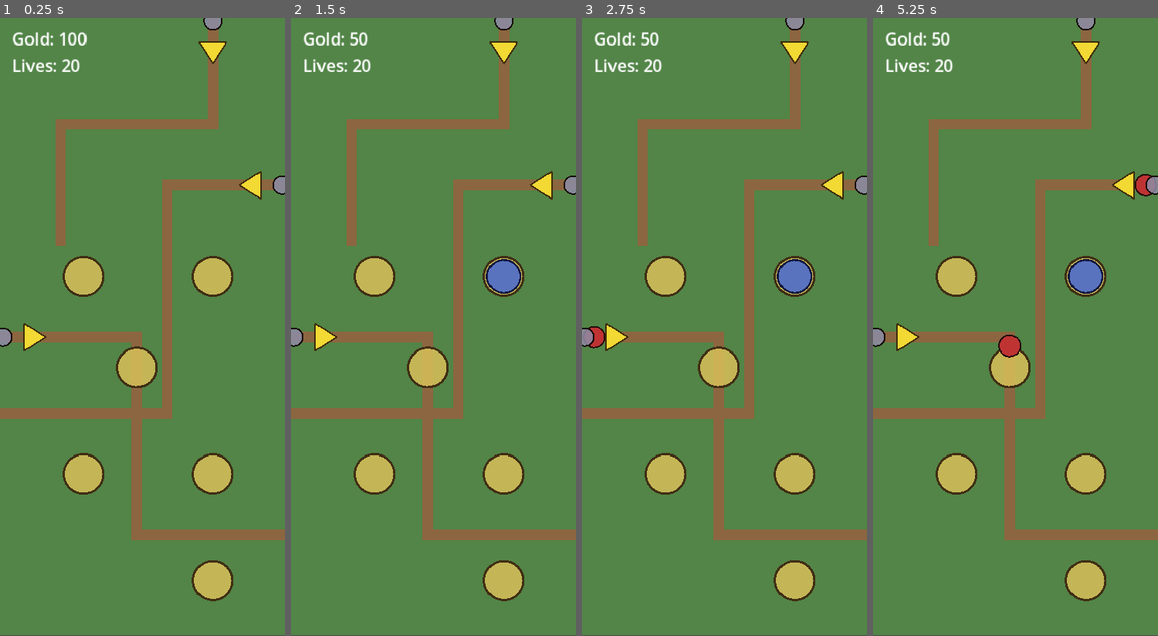
Above: before the commit, frames 1-4 (left to right).
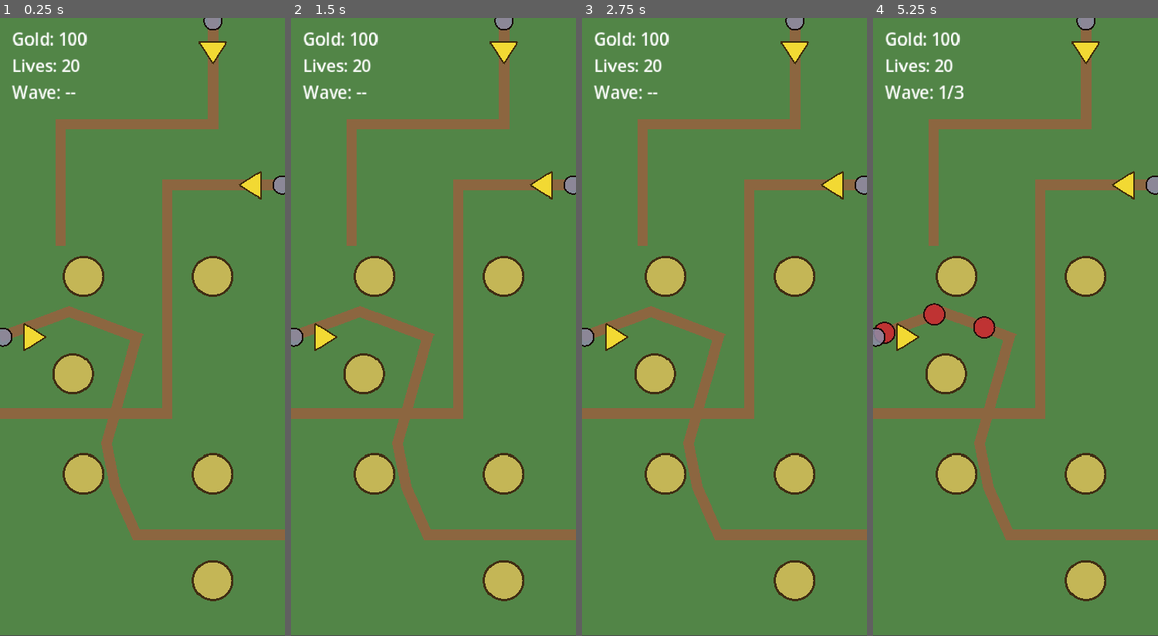
Above: after the commit, the same moments.

Repository: ookeooke/td1
Game: Godot game, scene res://main/Main.tscn
The game is run twice, just before and just after one commit, with the same random seed, the same clock (stepped at 60 frames per second) and the same inputs.
Inputs (mouse positions are in pixels of both pictures, inside the frame that each line leads up to):
- Up to frame 1 (0.25 s): no input
- Up to frame 2 (1.5 s): tap Enter at 0.5 s; move the mouse to (496, 296) at 0.52 s; click (496, 296) at 0.67 s; click (433, 530) at 1.25 s, where only the run before the commit has a clickable "Build Archer (50g)"
- Up to frame 3 (2.75 s): tap Space at 2 s; drag from (667, 357) to (795, 277) at 2.02 s
- Up to frame 4 (5.25 s): move the mouse to (1044, 191) at 2.77 s; click (1044, 191) at 2.92 s; drag from (1001, 450) to (1086, 277) at 3.52 s; move the mouse to (1101, 419) at 4.27 s; click (1101, 419) at 4.42 s; drag from (930, 234) to (972, 172) at 5.02 s

The runs differ from the first frame. In frame 1, 4.5% of the frame differs, in the area x 2-56%, y 10-85%; in frame 2, 5.1%; in frame 3, 5.2%; in frame 4, 5.7%, in the area x 0-98%, y 2-85%.

Commit message:
Phase 11: Wave system with editable WaveList resources
Waves are now authored as a WaveList .tres (nested Array[WaveData] /
Array[WaveSpawn]) editable in the Godot Inspector. WaveManager runs
the full loop: countdown → async per-spawn Timers → wave_started with
path_ids → completion gated on both spawners and alive_count → bounty
gold → next wave. HUD shows Wave X/Y live. Main.gd boots Level1 with
level1_waves.tres (3 escalating waves across all three paths).

Co-Authored-By: Claude Opus 4.6 <noreply@anthropic.com>

Diff:
--- a/autoloads/WaveManager.gd
+++ b/autoloads/WaveManager.gd
@@ -1,18 +1,148 @@
 extends Node
 
-# Phase 4: minimal spawn_enemy() helper used for manual test.
-# Phase 11 expands into full wave data + multi-path spawning.
+# Phase 11: wave runner.
+#   start(wave_list, level) kicks off the wave loop.
+#   Each wave:
+#     1. countdown seconds of grace (emits spawn_direction_changed for markers)
+#     2. wave_started(wave_number, path_ids)
+#     3. launches one async spawner per WaveSpawn (Timer-based via create_timer)
+#     4. wave completes when every spawner finished AND zero alive enemies
+#     5. bounty gold is awarded, wave_completed fires, next wave begins
+#   All waves cleared → all_waves_completed.
+# Game-over stops the loop.
+#
+# spawn_enemy() is kept as a public helper for ad-hoc spawns (e.g. tests).
 
-const ENEMY_BASIC_SCENE: PackedScene = preload("res://enemies/EnemyBasic.tscn")
+var _wave_list: Resource = null
+var _level: Node = null
+var _wave_index: int = -1
+var _active_spawners: int = 0
+var _alive_count: int = 0
+var _wave_active: bool = false
+var _running: bool = false
 
 
 func _ready() -> void:
+	EventBus.enemy_spawned.connect(_on_enemy_spawned)
+	EventBus.enemy_died.connect(_on_enemy_died)
+	EventBus.enemy_reached_end.connect(_on_enemy_reached_end)
+	EventBus.game_over.connect(_on_game_over)
 	print("[WaveManager] loaded")
 
 
-func spawn_enemy(path: Path2D, path_id: String, scene: PackedScene = ENEMY_BASIC_SCENE) -> Node:
+func start(wave_list: Resource, level: Node) -> void:
+	if wave_list == null or wave_list.waves.is_empty():
+		push_error("[WaveManager] start: wave_list is empty or null")
+		return
+	_wave_list = wave_list
+	_level = level
+	_wave_index = -1
+	_alive_count = 0
+	_active_spawners = 0
+	_wave_active = false
+	_running = true
+	GameState.wave_number = 0
+	_begin_next_wave()
+
+
+func wave_count() -> int:
+	return _wave_list.waves.size() if _wave_list != null else 0
+
+
+func _begin_next_wave() -> void:
+	_wave_index += 1
+	if _wave_index >= _wave_list.waves.size():
+		_running = false
+		EventBus.all_waves_completed.emit()
+		print("[WaveManager] all waves complete")
+		return
+	var wave: Resource = _wave_list.waves[_wave_index]
+	var path_ids := _unique_path_ids(wave)
+	GameState.wave_number = _wave_index + 1
+	for pid in path_ids:
+		EventBus.spawn_direction_changed.emit(pid, Vector2.ZERO)
+	print("[WaveManager] wave %d countdown %.1fs paths=%s" % [_wave_index + 1, wave.countdown, path_ids])
+	await get_tree().create_timer(wave.countdown).timeout
+	if not _running:
+		return
+	_launch_wave(wave, path_ids)
+
+
+func _launch_wave(wave: Resource, path_ids: Array) -> void:
+	_active_spawners = wave.spawns.size()
+	_wave_active = true
+	EventBus.wave_started.emit(_wave_index + 1, path_ids)
+	for spawn in wave.spawns:
+		_run_spawner(spawn)
+
+
+func _run_spawner(spawn: Resource) -> void:
+	if spawn.start_delay > 0.0:
+		await get_tree().create_timer(spawn.start_delay).timeout
+	if not _running:
+		return
+	var path: Path2D = _level.get_path_by_id(spawn.path_id) if _level != null else null
 	if path == null:
-		push_warning("[WaveManager] spawn_enemy got null path for id '%s'" % path_id)
+		push_warning("[WaveManager] unknown path_id '%s'" % spawn.path_id)
+		_active_spawners -= 1
+		_maybe_wave_complete()
+		return
+	for i in spawn.count:
+		if not _running:
+			return
+		spawn_enemy(path, spawn.path_id, spawn.enemy_scene)
+		if i < spawn.count - 1:
+			await get_tree().create_timer(spawn.interval).timeout
+	_active_spawners -= 1
+	_maybe_wave_complete()
+
+
+func _maybe_wave_complete() -> void:
+	if not _wave_active:
+		return
+	if _active_spawners > 0 or _alive_count > 0:
+		return
+	_wave_active = false
+	var wave: Resource = _wave_list.waves[_wave_index]
+	if wave.bounty > 0:
+		GameState.add_gold(wave.bounty)
+	EventBus.wave_completed.emit(_wave_index + 1)
+	print("[WaveManager] wave %d complete (+%dg)" % [_wave_index + 1, wave.bounty])
+	if _running:
+		_begin_next_wave()
+
+
+func _unique_path_ids(wave: Resource) -> Array:
+	var ids: Array = []
+	for spawn in wave.spawns:
+		if not ids.has(spawn.path_id):
+			ids.append(spawn.path_id)
+	return ids
+
+
+func _on_enemy_spawned(_enemy: Node, _path_id: String) -> void:
+	_alive_count += 1
+
+
+func _on_enemy_died(_enemy: Node, _gold: int) -> void:
+	_alive_count = maxi(0, _alive_count - 1)
+	_maybe_wave_complete()
+
+
+func _on_enemy_reached_end(_enemy: Node, _lives: int) -> void:
+	_alive_count = maxi(0, _alive_count - 1)
+	_maybe_wave_complete()
+
+
+func _on_game_over() -> void:
+	_running = false
+	_wave_active = false
+
+
+# Public helper (kept from Phase 4) for manual spawning + used internally above.
+func spawn_enemy(path: Path2D, path_id: String, scene: PackedScene) -> Node:
+	if path == null or scene == null:
+		push_warning("[WaveManager] spawn_enemy: missing path or scene")
 		return null
 	var follow := PathFollow2D.new()
 	follow.loop = false
--- a/levels/Level1.tscn
+++ b/levels/Level1.tscn
@@ -1,15 +1,15 @@
-[gd_scene load_steps=8 format=3 uid="uid://b1td1level1000"]
+[gd_scene format=3 uid="uid://ct8yqj3l40vnj"]
 
-[ext_resource type="Script" path="res://levels/Level1.gd" id="1_lvl"]
-[ext_resource type="Script" path="res://map/GridManager.gd" id="2_grid"]
-[ext_resource type="PackedScene" path="res://map/SpawnMarker.tscn" id="3_sm"]
-[ext_resource type="Script" path="res://map/SpotInputManager.gd" id="4_sim"]
+[ext_resource type="Script" uid="uid://eesn6ai2ngnt" path="res://levels/Level1.gd" id="1_lvl"]
+[ext_resource type="Script" uid="uid://dc37fqwyab2la" path="res://map/GridManager.gd" id="2_grid"]
+[ext_resource type="PackedScene" uid="uid://ct8yxr78jyvnj" path="res://map/SpawnMarker.tscn" id="3_sm"]
+[ext_resource type="Script" uid="uid://dfxik7tpohcj3" path="res://map/SpotInputManager.gd" id="4_sim"]
 
 [sub_resource type="Curve2D" id="Curve_Left"]
 _data = {
-"points": PackedVector2Array(0, 0, 0, 0, 0, 420, 0, 0, 0, 0, 180, 420, 0, 0, 0, 0, 180, 680, 0, 0, 0, 0, 375, 680)
+"points": PackedVector2Array(0, 0, 0, 0, 0, 420, 0, 0, 0, 0, 91, 386, 0, 0, 0, 0, 180, 420, 0, 0, 0, 0, 140, 560, 0, 0, 0, 0, 152, 618, 0, 0, 0, 0, 180, 680, 0, 0, 0, 0, 375, 680)
 }
-point_count = 4
+point_count = 7
 
 [sub_resource type="Curve2D" id="Curve_Right"]
 _data = {
@@ -23,67 +23,72 @@
 }
 point_count = 4
 
-[node name="Level1" type="Node2D"]
+[node name="Level1" type="Node2D" unique_id=2145161280]
 script = ExtResource("1_lvl")
 
-[node name="NavigationRegion2D" type="NavigationRegion2D" parent="."]
+[node name="NavigationRegion2D" type="NavigationRegion2D" parent="." unique_id=129224258]
 
-[node name="Paths" type="Node2D" parent="."]
+[node name="Paths" type="Node2D" parent="." unique_id=506082588]
 
-[node name="left" type="Path2D" parent="Paths"]
+[node name="left" type="Path2D" parent="Paths" unique_id=223512851]
 curve = SubResource("Curve_Left")
 
-[node name="PathFollow2D" type="PathFollow2D" parent="Paths/left"]
+[node name="PathFollow2D" type="PathFollow2D" parent="Paths/left" unique_id=1885134568]
+position = Vector2(0, 420)
+rotation = -0.35756588
 
-[node name="right" type="Path2D" parent="Paths"]
+[node name="right" type="Path2D" parent="Paths" unique_id=2017371806]
 curve = SubResource("Curve_Right")
 
-[node name="PathFollow2D" type="PathFollow2D" parent="Paths/right"]
+[node name="PathFollow2D" type="PathFollow2D" parent="Paths/right" unique_id=35684064]
+position = Vector2(375, 220)
+rotation = 3.1415927
 
-[node name="top" type="Path2D" parent="Paths"]
+[node name="top" type="Path2D" parent="Paths" unique_id=1393201053]
 curve = SubResource("Curve_Top")
 
-[node name="PathFollow2D" type="PathFollow2D" parent="Paths/top"]
+[node name="PathFollow2D" type="PathFollow2D" parent="Paths/top" unique_id=1381327975]
+position = Vector2(280, 0)
+rotation = 1.5707964
 
-[node name="TowerSpots" type="Node2D" parent="."]
+[node name="TowerSpots" type="Node2D" parent="." unique_id=648341223]
 
-[node name="Spot1" type="Marker2D" parent="TowerSpots"]
+[node name="Spot1" type="Marker2D" parent="TowerSpots" unique_id=661654873]
 position = Vector2(110, 340)
 
-[node name="Spot2" type="Marker2D" parent="TowerSpots"]
+[node name="Spot2" type="Marker2D" parent="TowerSpots" unique_id=677798106]
 position = Vector2(280, 340)
 
-[node name="Spot3" type="Marker2D" parent="TowerSpots"]
+[node name="Spot3" type="Marker2D" parent="TowerSpots" unique_id=1250679985]
 position = Vector2(110, 600)
 
-[node name="Spot4" type="Marker2D" parent="TowerSpots"]
+[node name="Spot4" type="Marker2D" parent="TowerSpots" unique_id=894908184]
 position = Vector2(280, 600)
 
-[node name="Spot5" type="Marker2D" parent="TowerSpots"]
-position = Vector2(180, 460)
+[node name="Spot5" type="Marker2D" parent="TowerSpots" unique_id=1029897238]
+position = Vector2(96, 468)
 
-[node name="Spot6" type="Marker2D" parent="TowerSpots"]
+[node name="Spot6" type="Marker2D" parent="TowerSpots" unique_id=203523561]
 position = Vector2(280, 740)
 
-[node name="SpawnMarkers" type="Node2D" parent="."]
+[node name="SpawnMarkers" type="Node2D" parent="." unique_id=1913527537]
 
-[node name="SpawnMarkerLeft" parent="SpawnMarkers" instance=ExtResource("3_sm")]
+[node name="SpawnMarkerLeft" parent="SpawnMarkers" unique_id=2120535699 instance=ExtResource("3_sm")]
 position = Vector2(26, 420)
 path_id = "left"
-direction_degrees = 0.0
 
-[node name="SpawnMarkerRight" parent="SpawnMarkers" instance=ExtResource("3_sm")]
+[node name="SpawnMarkerRight" parent="SpawnMarkers" unique_id=1229605125 instance=ExtResource("3_sm")]
 position = Vector2(349, 220)
 path_id = "right"
 direction_degrees = 180.0
 
-[node name="SpawnMarkerTop" parent="SpawnMarkers" instance=ExtResource("3_sm")]
+[node name="SpawnMarkerTop" parent="SpawnMarkers" unique_id=100274747 instance=ExtResource("3_sm")]
 position = Vector2(280, 26)
 path_id = "top"
 direction_degrees = 90.0
 
-[node name="GridManager" type="Node" parent="."]
+[node name="GridManager" type="Node" parent="." unique_id=1706413596]
 script = ExtResource("2_grid")
 
-[node name="SpotInputManager" type="Node" parent="."]
+[node name="SpotInputManager" type="Node" parent="." unique_id=199138842]
 script = ExtResource("4_sim")
--- /dev/null
+++ b/levels/level1_waves.tres
@@ -0,0 +1,76 @@
+[gd_resource type="Resource" script_class="WaveList" load_steps=14 format=3 uid="uid://b1td1lvl1waves"]
+
+[ext_resource type="Script" path="res://waves/WaveList.gd" id="1_list"]
+[ext_resource type="Script" path="res://waves/WaveData.gd" id="2_wave"]
+[ext_resource type="Script" path="res://waves/WaveSpawn.gd" id="3_spawn"]
+[ext_resource type="PackedScene" uid="uid://ct8yjsiicg7nj" path="res://enemies/EnemyBasic.tscn" id="4_basic"]
+
+[sub_resource type="Resource" id="Spawn_W1_Left"]
+script = ExtResource("3_spawn")
+path_id = "left"
+enemy_scene = ExtResource("4_basic")
+count = 8
+interval = 1.0
+start_delay = 0.0
+
+[sub_resource type="Resource" id="Wave1"]
+script = ExtResource("2_wave")
+spawns = Array[WaveSpawn]([SubResource("Spawn_W1_Left")])
+countdown = 3.0
+bounty = 15
+
+[sub_resource type="Resource" id="Spawn_W2_Left"]
+script = ExtResource("3_spawn")
+path_id = "left"
+enemy_scene = ExtResource("4_basic")
+count = 6
+interval = 0.8
+start_delay = 0.0
+
+[sub_resource type="Resource" id="Spawn_W2_Right"]
+script = ExtResource("3_spawn")
+path_id = "right"
+enemy_scene = ExtResource("4_basic")
+count = 4
+interval = 1.0
+start_delay = 2.0
+
+[sub_resource type="Resource" id="Wave2"]
+script = ExtResource("2_wave")
+spawns = Array[WaveSpawn]([SubResource("Spawn_W2_Left"), SubResource("Spawn_W2_Right")])
+countdown = 4.0
+bounty = 25
+
+[sub_resource type="Resource" id="Spawn_W3_Left"]
+script = ExtResource("3_spawn")
+path_id = "left"
+enemy_scene = ExtResource("4_basic")
+count = 5
+interval = 1.0
+start_delay = 0.0
+
+[sub_resource type="Resource" id="Spawn_W3_Right"]
+script = ExtResource("3_spawn")
+path_id = "right"
+enemy_scene = ExtResource("4_basic")
+count = 5
+interval = 1.0
+start_delay = 0.5
+
+[sub_resource type="Resource" id="Spawn_W3_Top"]
+script = ExtResource("3_spawn")
+path_id = "top"
+enemy_scene = ExtResource("4_basic")
+count = 5
+interval = 1.0
+start_delay = 1.0
+
+[sub_resource type="Resource" id="Wave3"]
+script = ExtResource("2_wave")
+spawns = Array[WaveSpawn]([SubResource("Spawn_W3_Left"), SubResource("Spawn_W3_Right"), SubResource("Spawn_W3_Top")])
+countdown = 5.0
+bounty = 40
+
+[resource]
+script = ExtResource("1_list")
+waves = Array[WaveData]([SubResource("Wave1"), SubResource("Wave2"), SubResource("Wave3")])
--- a/main/Main.gd
+++ b/main/Main.gd
@@ -1,18 +1,13 @@
 extends Node2D
 
-# Phase 8: interactive placement. User taps empty spots → TowerSpotMenu →
-# Build Archer → TowerPlacer spends gold and spawns the tower.
-# Test harness now loops enemies on rotating paths so players have targets
-# before WaveManager comes online in Phase 11.
+# Phase 11: real wave system. Main loads level1_waves.tres and hands it to
+# WaveManager. Player places/sells archers while waves run. Phase 12 adds
+# win/lose screens on all_waves_completed / game_over.
 
-const ENEMY_BASIC_SCENE: PackedScene = preload("res://enemies/EnemyBasic.tscn")
-const ENEMY_SPAWN_INTERVAL: float = 2.5
-const ENEMY_PATHS: Array[String] = ["left", "right", "top"]
+const LEVEL1_WAVES: Resource = preload("res://levels/level1_waves.tres")
 
 @onready var level: Node2D = $Level1
 @onready var towers: Node2D = $Towers
-
-var _spawn_index: int = 0
 
 
 func _ready() -> void:
@@ -20,47 +15,30 @@
 	var grid: Node = level.get_node("GridManager")
 	print("[Main] Level1 loaded — free spots: ", grid.get_free_spot_ids())
 
-	EventBus.enemy_spawned.connect(_on_enemy_spawned)
+	EventBus.wave_started.connect(_on_wave_started)
+	EventBus.wave_completed.connect(_on_wave_completed)
+	EventBus.all_waves_completed.connect(_on_all_waves_completed)
 	EventBus.enemy_reached_end.connect(_on_enemy_reached_end)
-	EventBus.enemy_died.connect(_on_enemy_died)
 	EventBus.tower_built.connect(_on_tower_built)
-	EventBus.tower_spot_tapped.connect(_on_spot_tapped)
 
-	_start_enemy_loop()
+	WaveManager.start(LEVEL1_WAVES, level)
 
 
-func _start_enemy_loop() -> void:
-	var t := Timer.new()
-	t.wait_time = ENEMY_SPAWN_INTERVAL
-	t.autostart = true
-	t.timeout.connect(_spawn_test_enemy)
-	add_child(t)
+func _on_wave_started(wave_number: int, path_ids: Array) -> void:
+	print("[Main] wave %d started — paths=%s" % [wave_number, path_ids])
 
 
-func _spawn_test_enemy() -> void:
-	var path_id: String = ENEMY_PATHS[_spawn_index % ENEMY_PATHS.size()]
-	_spawn_index += 1
-	var p: Path2D = level.get_path_by_id(path_id)
-	if p == null:
-		return
-	WaveManager.spawn_enemy(p, path_id, ENEMY_BASIC_SCENE)
+func _on_wave_completed(wave_number: int) -> void:
+	print("[Main] wave %d cleared" % wave_number)
 
 
-func _on_spot_tapped(spot_id: String) -> void:
-	print("[Main] spot tapped: %s" % spot_id)
+func _on_all_waves_completed() -> void:
+	print("[Main] VICTORY — all waves cleared")
 
 
 func _on_tower_built(_tower: Node, spot_id: String) -> void:
 	print("[Main] tower built on %s" % spot_id)
 
 
-func _on_enemy_spawned(_enemy: Node, path_id: String) -> void:
-	print("[Main] enemy spawned on path '%s'" % path_id)
-
-
 func _on_enemy_reached_end(_enemy: Node, lives_lost: int) -> void:
-	print("[Main] enemy reached end — lives lost: %d" % lives_lost)
-
-
-func _on_enemy_died(_enemy: Node, gold: int) -> void:
-	print("[Main] enemy died — +%d gold" % gold)
+	print("[Main] leak — lives -%d (remaining: %d)" % [lives_lost, GameState.lives])
--- a/main/Main.tscn
+++ b/main/Main.tscn
@@ -1,26 +1,27 @@
-[gd_scene load_steps=7 format=3 uid="uid://b1td1main0000"]
+[gd_scene format=3 uid="uid://b1td1main0000"]
 
-[ext_resource type="Script" path="res://main/Main.gd" id="1_main"]
-[ext_resource type="PackedScene" path="res://levels/Level1.tscn" id="2_level"]
-[ext_resource type="PackedScene" path="res://ui/HUD.tscn" id="3_hud"]
-[ext_resource type="Script" path="res://ui/TowerPlacer.gd" id="4_placer"]
-[ext_resource type="PackedScene" path="res://ui/TowerSpotMenu.tscn" id="5_menu"]
-[ext_resource type="PackedScene" path="res://ui/RangePreview.tscn" id="6_range"]
+[ext_resource type="Script" uid="uid://dtevl1o7s1kmo" path="res://main/Main.gd" id="1_main"]
+[ext_resource type="PackedScene" uid="uid://ct8yqj3l40vnj" path="res://levels/Level1.tscn" id="2_level"]
+[ext_resource type="PackedScene" uid="uid://b1td1hud00000" path="res://ui/HUD.tscn" id="3_hud"]
+[ext_resource type="Script" uid="uid://cia00jfopb0ri" path="res://ui/TowerPlacer.gd" id="4_placer"]
+[ext_resource type="PackedScene" uid="uid://c70svntlw28u6" path="res://ui/TowerSpotMenu.tscn" id="5_menu"]
+[ext_resource type="PackedScene" uid="uid://c70rgmgd86rq6" path="res://ui/RangePreview.tscn" id="6_range"]
 
-[node name="Main" type="Node2D"]
+[node name="Main" type="Node2D" unique_id=2036122815]
 script = ExtResource("1_main")
 
-[node name="Level1" parent="." instance=ExtResource("2_level")]
+[node name="Level1" parent="." unique_id=561473782 instance=ExtResource("2_level")]
 
-[node name="Towers" type="Node2D" parent="."]
+[node name="Towers" type="Node2D" parent="." unique_id=1148698084]
 
-[node name="TowerPlacer" type="Node" parent="."]
+[node name="TowerPlacer" type="Node" parent="." unique_id=1511043710]
 script = ExtResource("4_placer")
 towers_parent_path = NodePath("../Towers")
 grid_manager_path = NodePath("../Level1/GridManager")
 
-[node name="RangePreview" parent="." instance=ExtResource("6_range")]
+[node name="RangePreview" parent="." unique_id=2115949086 instance=ExtResource("6_range")]
 
-[node name="HUD" parent="." instance=ExtResource("3_hud")]
+[node name="HUD" parent="." unique_id=1889816095 instance=ExtResource("3_hud")]
 
-[node name="TowerSpotMenu" parent="." instance=ExtResource("5_menu")]
+[node name="TowerSpotMenu" parent="." unique_id=541253450 instance=ExtResource("5_menu")]
+visible = false
--- a/ui/HUD.gd
+++ b/ui/HUD.gd
@@ -2,13 +2,17 @@
 
 @onready var gold_label: Label = %GoldLabel
 @onready var lives_label: Label = %LivesLabel
+@onready var wave_label: Label = %WaveLabel
 
 
 func _ready() -> void:
 	_on_gold_changed(GameState.gold)
 	_on_lives_changed(GameState.lives)
+	_refresh_wave()
 	EventBus.gold_changed.connect(_on_gold_changed)
 	EventBus.lives_changed.connect(_on_lives_changed)
+	EventBus.wave_started.connect(_on_wave_started)
+	EventBus.all_waves_completed.connect(_on_all_waves_completed)
 
 
 func _on_gold_changed(amount: int) -> void:
@@ -17,3 +21,20 @@
 
 func _on_lives_changed(amount: int) -> void:
 	lives_label.text = "Lives: %d" % amount
+
+
+func _on_wave_started(wave_number: int, _path_ids: Array) -> void:
+	var total: int = WaveManager.wave_count()
+	wave_label.text = "Wave: %d/%d" % [wave_number, total]
+
+
+func _on_all_waves_completed() -> void:
+	wave_label.text = "Victory!"
+
+
+func _refresh_wave() -> void:
+	var total: int = WaveManager.wave_count()
+	if total > 0 and GameState.wave_number > 0:
+		wave_label.text = "Wave: %d/%d" % [GameState.wave_number, total]
+	else:
+		wave_label.text = "Wave: --"
--- a/ui/HUD.tscn
+++ b/ui/HUD.tscn
@@ -17,7 +17,7 @@
 offset_left = 16.0
 offset_top = 12.0
 offset_right = 220.0
-offset_bottom = 92.0
+offset_bottom = 120.0
 theme_override_constants/separation = 4
 
 [node name="GoldLabel" type="Label" parent="Root/TopLeft"]
@@ -31,3 +31,9 @@
 layout_mode = 2
 text = "Lives: --"
 theme_override_font_sizes/font_size = 22
+
+[node name="WaveLabel" type="Label" parent="Root/TopLeft"]
+unique_name_in_owner = true
+layout_mode = 2
+text = "Wave: --"
+theme_override_font_sizes/font_size = 22
--- /dev/null
+++ b/waves/WaveData.gd
@@ -0,0 +1,10 @@
+extends Resource
+class_name WaveData
+
+# One wave = any number of WaveSpawn emitters running in parallel.
+# `countdown` is the grace period (SpawnMarker show time) before the wave fires.
+# `bounty` is bonus gold awarded when the wave is cleared.
+
+@export var spawns: Array[WaveSpawn] = []
+@export var countdown: float = 3.0
+@export var bounty: int = 0
--- /dev/null
+++ b/waves/WaveList.gd
@@ -0,0 +1,7 @@
+extends Resource
+class_name WaveList
+
+# Ordered list of waves for a level. Phase 26 will fold this into LevelData
+# alongside star thresholds; for now each level has its own WaveList .tres.
+
+@export var waves: Array[WaveData] = []
--- /dev/null
+++ b/waves/WaveSpawn.gd
@@ -0,0 +1,11 @@
+extends Resource
+class_name WaveSpawn
+
+# One emitter within a wave: spawn N enemies on one path at a given interval.
+# Edit these directly in the Inspector when you open a WaveData resource.
+
+@export var path_id: String = "left"  # Must match a Path2D node name under Level.Paths.
+@export var enemy_scene: PackedScene
+@export var count: int = 1
+@export var interval: float = 1.0       # Seconds between spawns within this emitter.
+@export var start_delay: float = 0.0    # Delay after wave starts before this emitter begins.
Not shown, changed: SESSIONS.md
